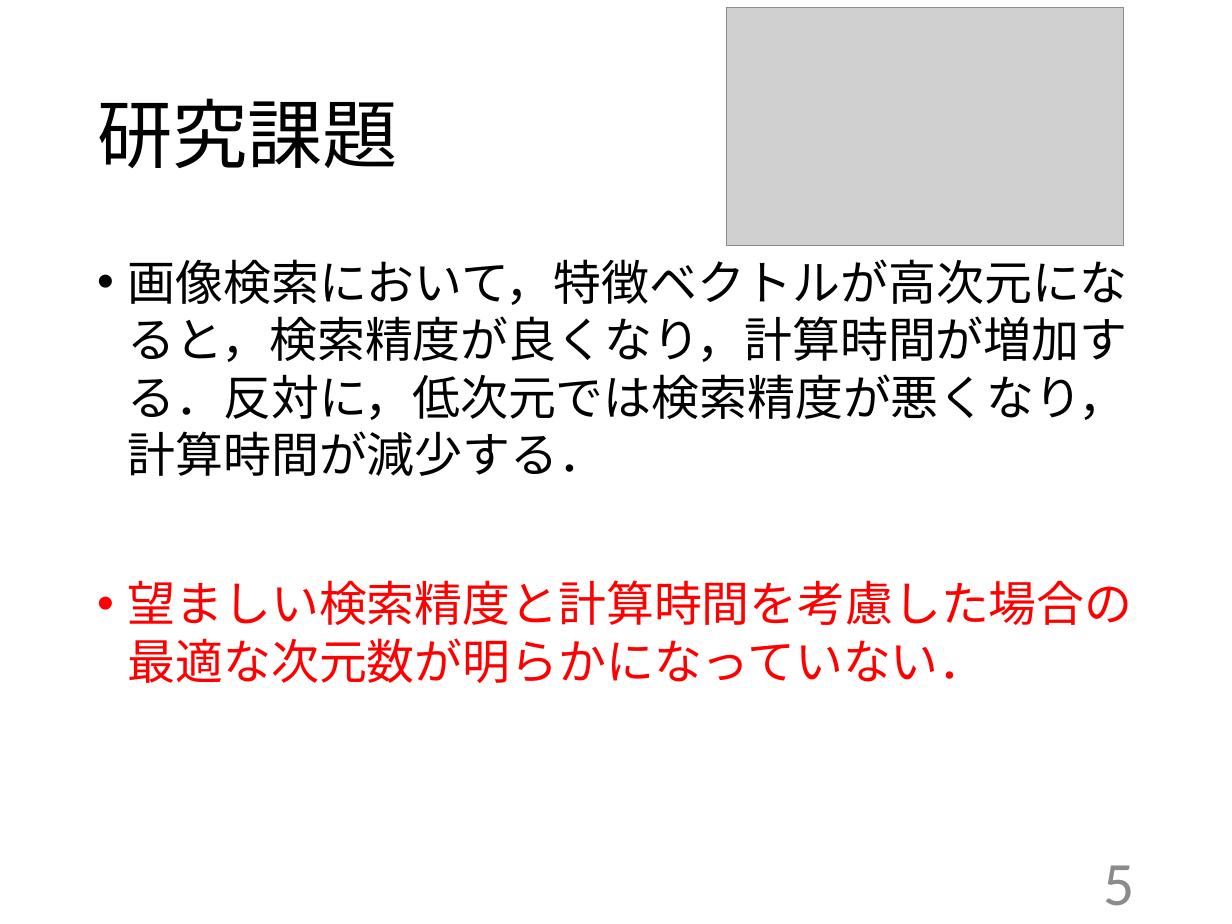
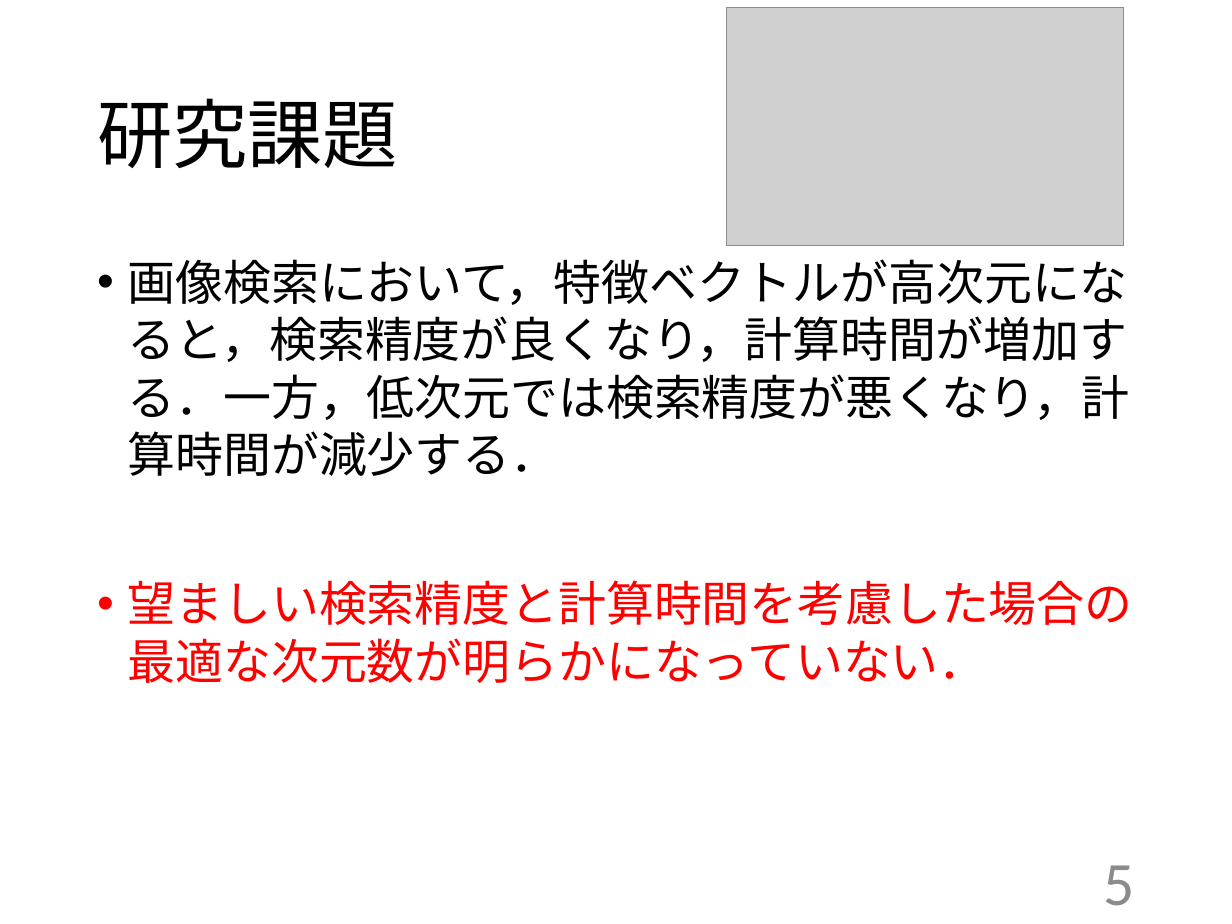
Before and after one commit to kait-takanolab/1821005-yoshioka-thesis, a slide deck: slide 5 of 卒研発表/1821005_yoshioka_thesis.pptx. Drawn at 1232x924 pixels with LibreOffice and Linux fonts; fonts in the diff are those of the drawing; grey boxes stand for pictures. Boxes give left, top, right and bottom in pixels: in the first picture for what was removed or moved away, otherwise in the second. Text is boxed around its words. In the diff, an @@ line names an element or a change of style, - is before the commit and + after.

```diff
--- a/卒研発表/1821005_yoshioka_thesis.pptx
+++ b/卒研発表/1821005_yoshioka_thesis.pptx
@@ text at [128, 259, 1129, 476]: text changed @@
-• 画像検索において，特徴ベクトルが高次元になると，検索精度が良くなり，計算時間が増加する．反対に，低次元では検索精度が悪くなり，計算時間が減少する．
+• 画像検索において，特徴ベクトルが高次元になると，検索精度が良くなり，計算時間が増加する．一方，低次元では検索精度が悪くなり，計算時間が減少する．
```
Also in this commit, not shown: 6 other slides changed.
